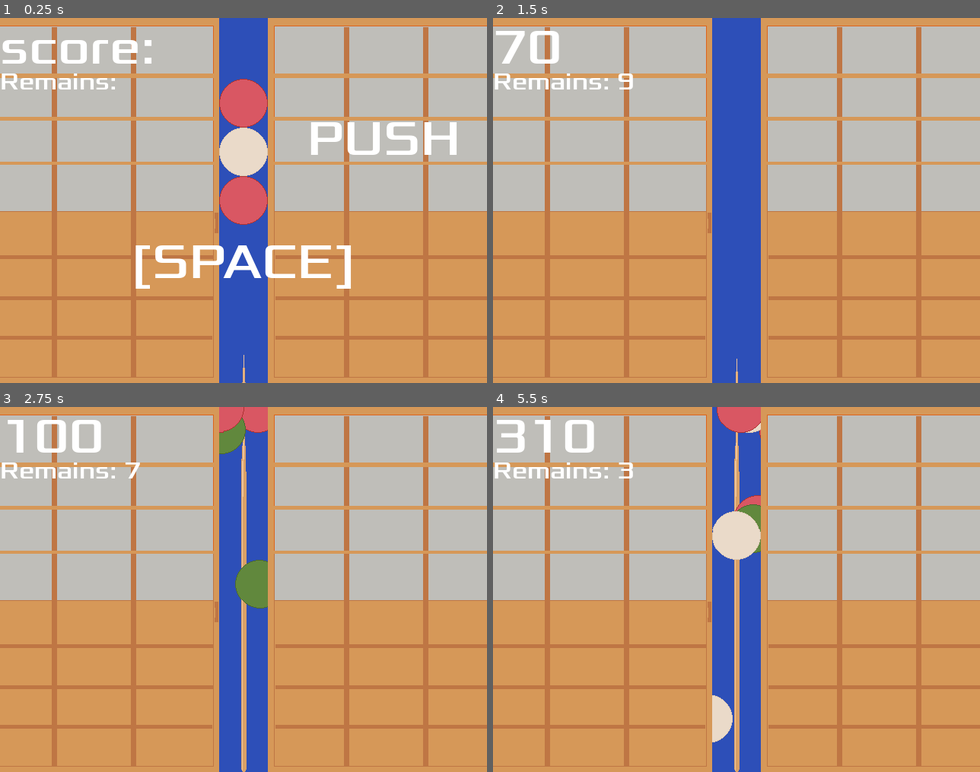
Above: before the commit, frames 1-4 (two rows, left to right).
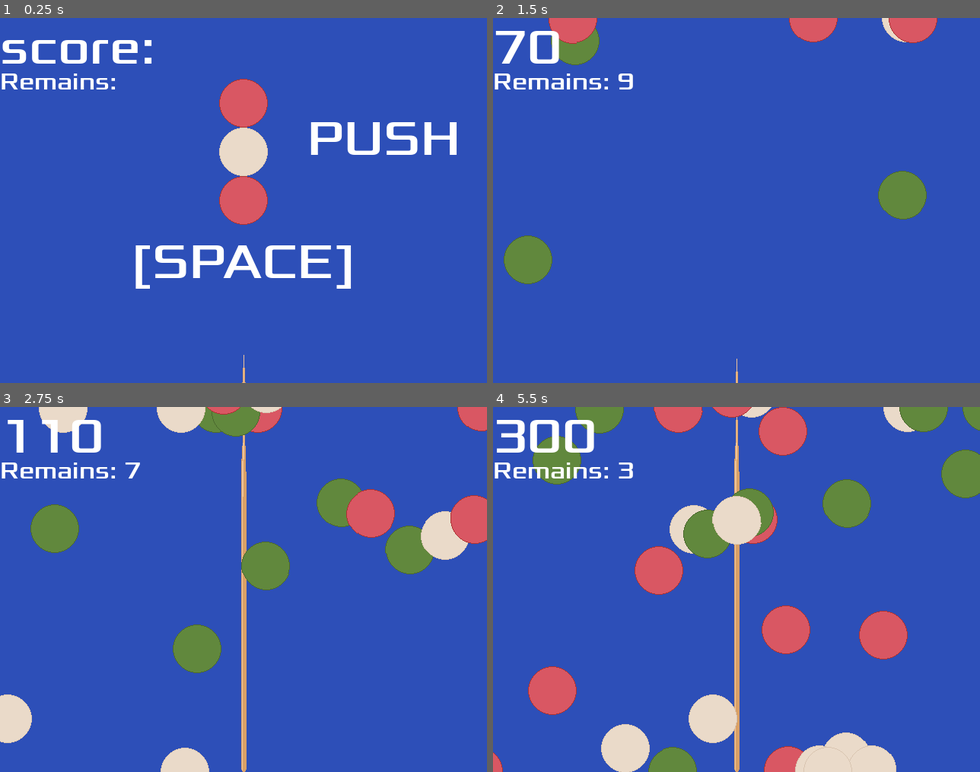
Above: after the commit, the same moments.

Repository: zundouz/ldjam54_odango
Game: Godot game, scene res://main.tscn
Same seed, same stepped clock (60 frames per second), same inputs: the game is played once before the commit and once after it.
Inputs (mouse positions are in pixels of both pictures, inside the frame that each line leads up to):
- Up to frame 1 (0.25 s): no input
- Up to frame 2 (1.5 s): tap Space (space) at 0.5 s; move the mouse to (843, 182) at 0.52 s; hold Up (move_up) 0.53-1.28 s; tap Enter (enter) at 0.6, 1.35 s; move the mouse to (639, 218) at 1.27 s
- Up to frame 3 (2.75 s): move the mouse to (292, 509) at 2.02 s; hold Up (move_up) from 2.03 s (still down); click (292, 509) at 2.1 s; tap Enter (enter) at 2.3 s
- Up to frame 4 (5.5 s): move the mouse to (712, 662) at 2.77 s; tap Space (space) at 2.85 s; tap Enter (enter) at 3.05, 3.8, 4.35, 5.1 s; move the mouse to (882, 644) at 3.52 s; release Up (move_up) at 3.53 s; tap W (w_key) at 3.6 s; move the mouse to (590, 534) at 4.27 s; move the mouse to (760, 589) at 5.02 s

The runs differ from the first frame. In frame 1, 87% of the frame differs, in the area x 0-100%, y 0-100%; in frame 2, 89%; in frame 3, 90%; in frame 4, 91%.

Commit message:
feat: 上にずれる演出をimpulseにしたらめちゃ良くなった

Diff:
--- a/main.tscn
+++ b/main.tscn
@@ -39,9 +39,11 @@
 [node name="HUD" parent="." instance=ExtResource("4_h58th")]
 
 [node name="bg_shouji_left" parent="." instance=ExtResource("5_r6nah")]
+visible = false
 position = Vector2(128, 240)
 
 [node name="bg_shouji_right" parent="." instance=ExtResource("5_r6nah")]
+visible = false
 position = Vector2(512, 240)
 
 [node name="Node" type="Node" parent="."]
--- a/odango.gd
+++ b/odango.gd
@@ -5,6 +5,8 @@
 var death_hide_counter : int = 0
 
 var is_already_slowed : bool = false
+
+var is_integrate_force : bool = false
 
 # Called when the node enters the scene tree for the first time.
 func _ready():
@@ -41,8 +43,9 @@
 			# スコア加算
 			MyGlobal.score += 10
 			# ちょっと上にずれる演出
-			position.y = position.y - 20.0
-			# TODO: いい感じの方法探す、transformだとむずい
+#			position.y = position.y - 20.0
+#			# TODO: いい感じの方法探す、transformだとむずい
+			is_integrate_force = true
 
 	if is_shot:
 		death_hide_counter += 1
@@ -56,6 +59,17 @@
 		# タイトル画面では移動の一切を無効化
 		return
 
+	do_slowly_when_not_shotted_odango()
+
+## 画面外に言ったらfreeして消えてもらう
+#func _on_visible_on_screen_notifier_2d_screen_exited():
+#	queue_free()
+
+func _on_visible_on_screen_enabler_2d_screen_exited():
+	queue_free()
+
+func do_slowly_when_not_shotted_odango():
+	# TODO: 今、団子が向かっている方向に応じて方向は変化させずに速度だけを変えたい…
 	if is_shot == false:
 		if MyGlobal.is_odango_finished == false:
 			# TODO: 当たってない団子をちょっと地味にする演出欲しい
@@ -79,10 +93,8 @@
 				else:
 					linear_velocity = Vector2(randf_range(-300.0, -150.0), 0.0)
 
-
-## 画面外に言ったらfreeして消えてもらう
-#func _on_visible_on_screen_notifier_2d_screen_exited():
-#	queue_free()
-
-func _on_visible_on_screen_enabler_2d_screen_exited():
-	queue_free()
+func _integrate_forces(state):
+	if is_integrate_force == true:
+		print("impulse")
+		state.apply_central_impulse(Vector2(0, -60)) # 回転のことを考慮せずに力を外部から与えることができる
+		is_integrate_force = false
